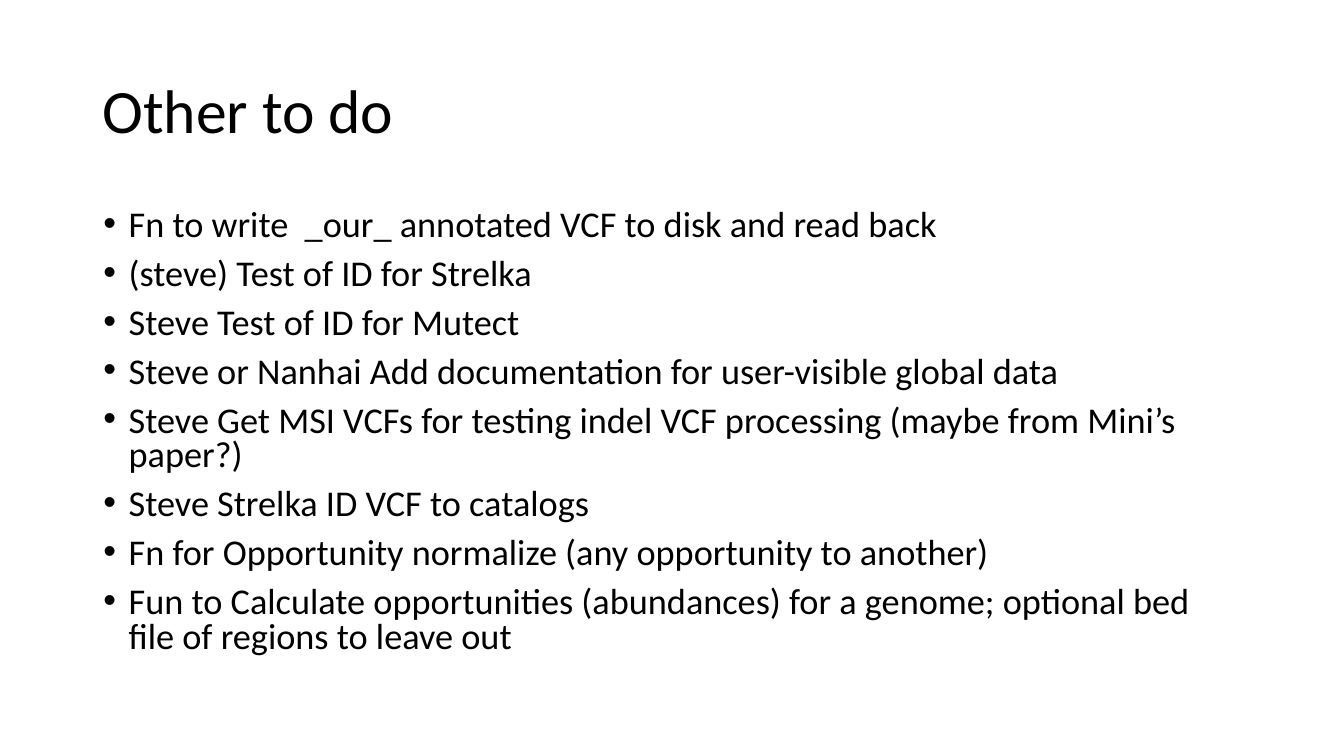
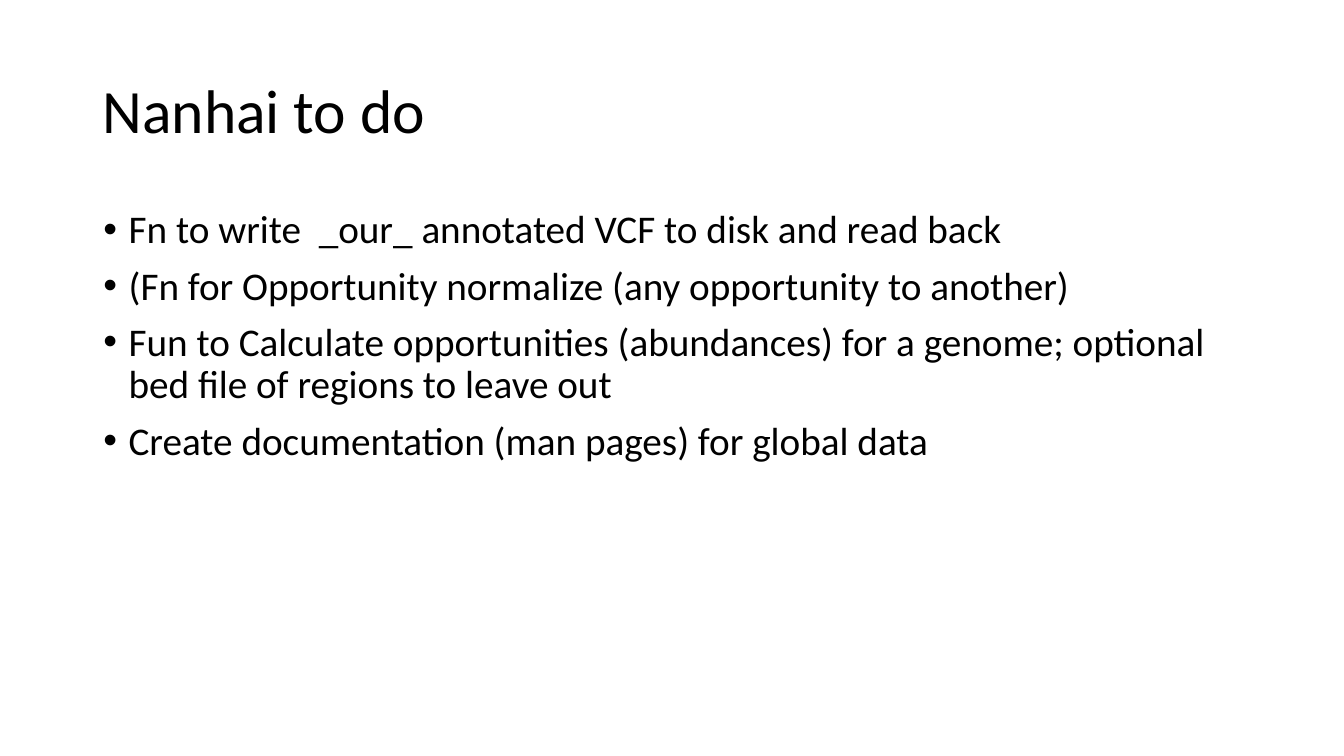
Before and after one commit to steverozen/ICAMS, a slide deck: slide 4 of data-raw/ICAMS-overview.pptx (slide 5 before the commit). Drawn at 1344x756 pixels with LibreOffice and Linux fonts; fonts in the diff are those of the drawing. Boxes give left, top, right and bottom in pixels: in the first picture for what was removed or moved away, otherwise in the second. Text is boxed around its words. In the diff, an @@ line names an element or a change of style, - is before the commit and + after.

Commit message:
documentation tweaks and update to powerpoint

```diff
--- a/data-raw/ICAMS-overview.pptx
+++ b/data-raw/ICAMS-overview.pptx
@@ title at box(102, 90, 425, 134): text changed @@
-Other to do
+Nanhai to do
@@ text at box(129, 215, 1205, 405): size 25.9 to 28 pt in "Fn to write _our_ annotated VCF to ...", "Fun to Calculate opportunities (abundances) for a ..."; line spacing 0.8 to 0.9 @@
@@ text at box(129, 271, 1069, 307): text changed; size 25.9 to 28 pt @@
-• (steve) Test of ID for Strelka
-• Steve Test of ID for Mutect
-• Steve or Nanhai Add documentation for user-visible global data
-• Steve Get MSI VCFs for testing indel VCF processing (maybe from Mini’s paper?)
-• Steve Strelka ID VCF to catalogs
-• Fn for Opportunity normalize (any opportunity to another)
+• (Fn for Opportunity normalize (any opportunity to another)
@@ text at box(129, 426, 927, 462): paragraph added @@
+• Create documentation (man pages) for global data
```
Also in this commit, not shown: 2 other slides changed, 1 slide added, 2 other files.
